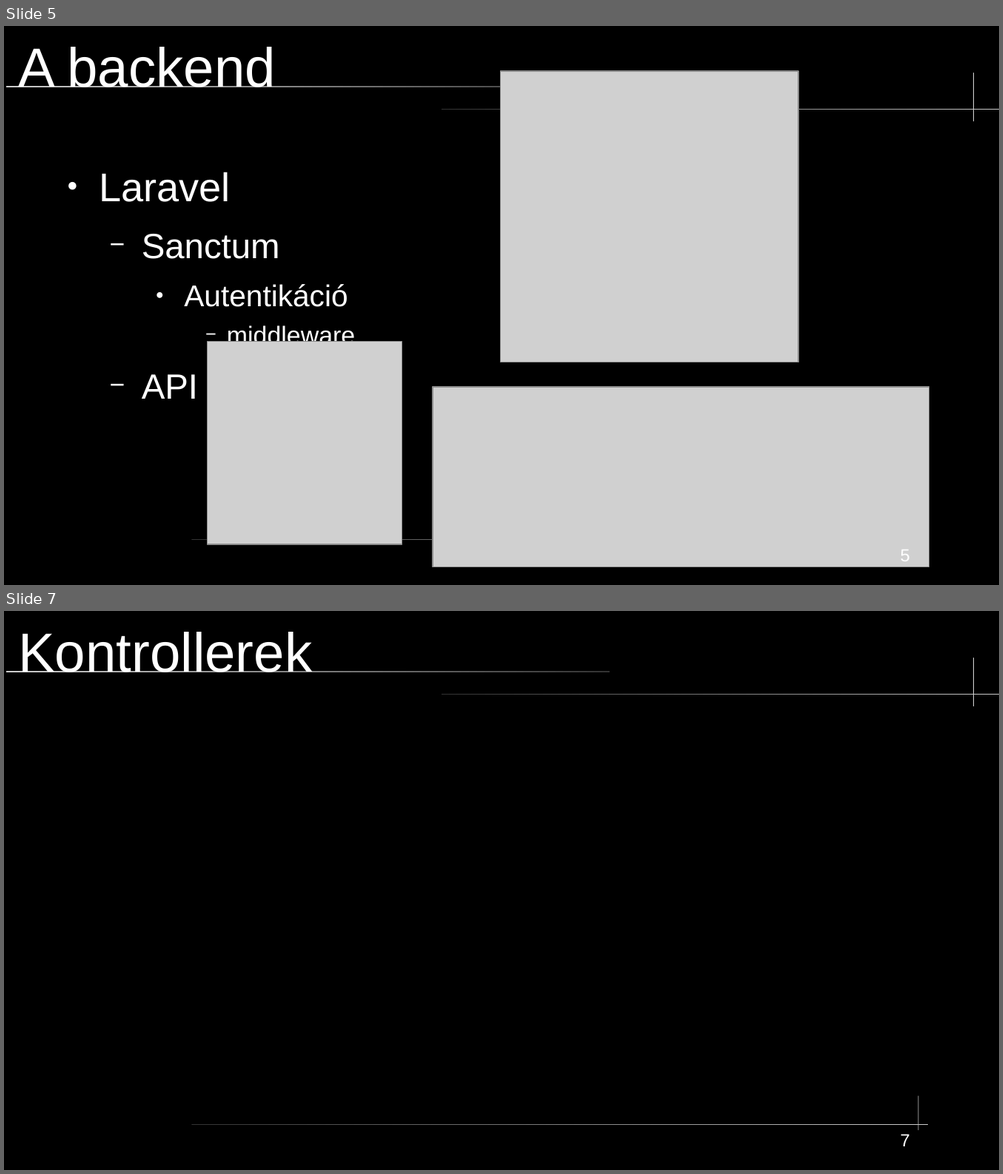
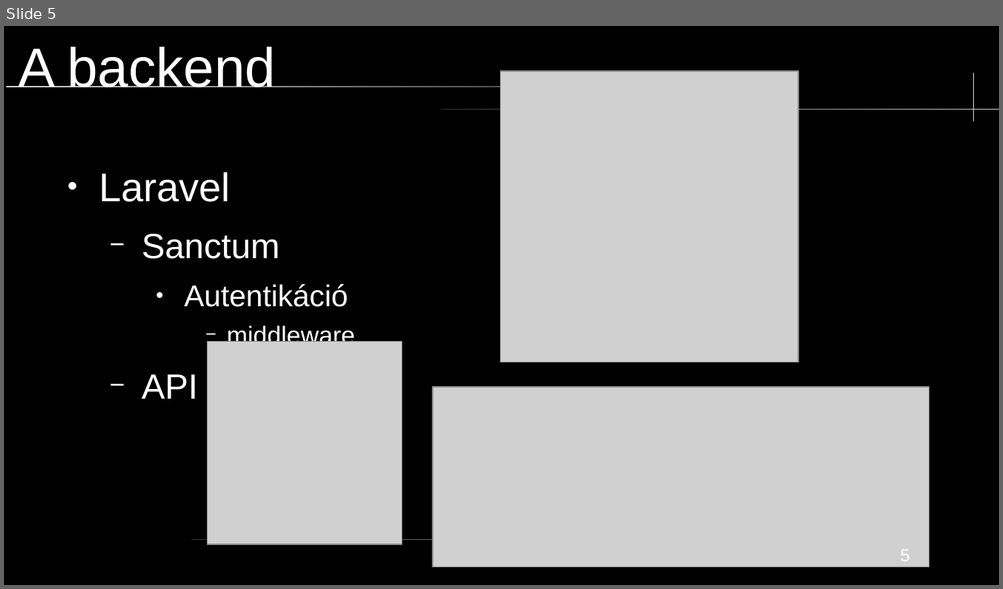
Before and after one commit to mikobalint-szbi/PawnHub, a slide deck: [Developer]/PPT/technikai prezentáció.odp. Shown one above the other, each under a label of ours: slides 5 and 7 before the commit, slide 5 after it; the slides between them are not shown. The pictures are 1003x1174 and 1003x589 pixels, drawn with LibreOffice and Linux fonts; fonts in the diff are those of the drawing; grey boxes stand for pictures. Boxes give left, top, right and bottom in pixels: in the first picture for what was removed or moved away, otherwise in the second. Text is boxed around its words. In the diff, an @@ line names an element or a change of style, - is before the commit and + after.

```diff
--- a/[Developer]/PPT/technikai prezentáció.odp
+++ b/[Developer]/PPT/technikai prezentáció.odp
@@ slide 7 removed at [4,611,999,1170], background #000000; not listed: 4 template elements that a slide beside it also shows @@
@@ title removed at [18,632,312,672] @@
-Kontrollerek
@@ freeform shape removed at [918,1096,919,1130] @@
@@ page number removed at [900,1134,910,1147] @@
-7
```
Also in this commit, not shown: 6 slides added, 1 other slide removed, 2 other files.
